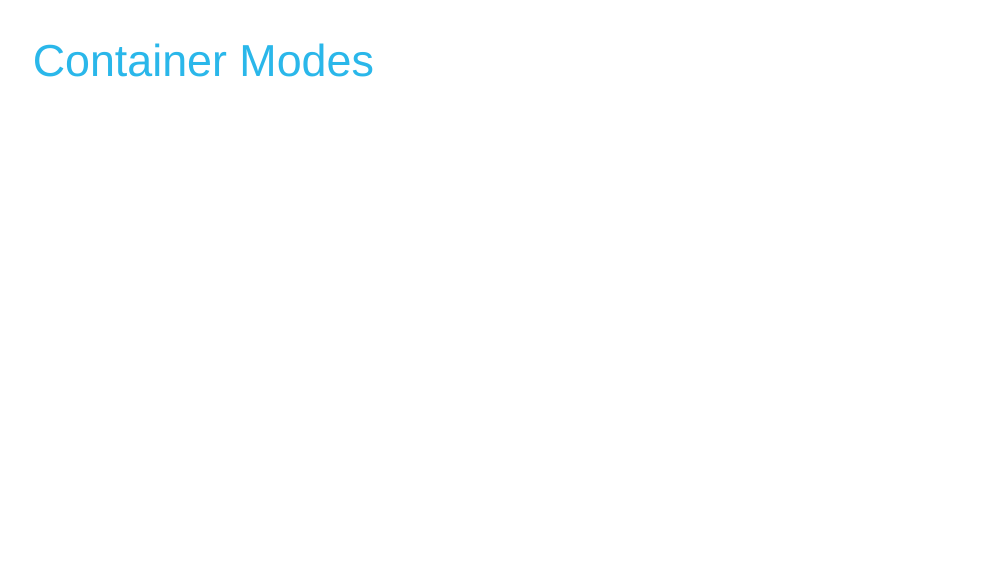
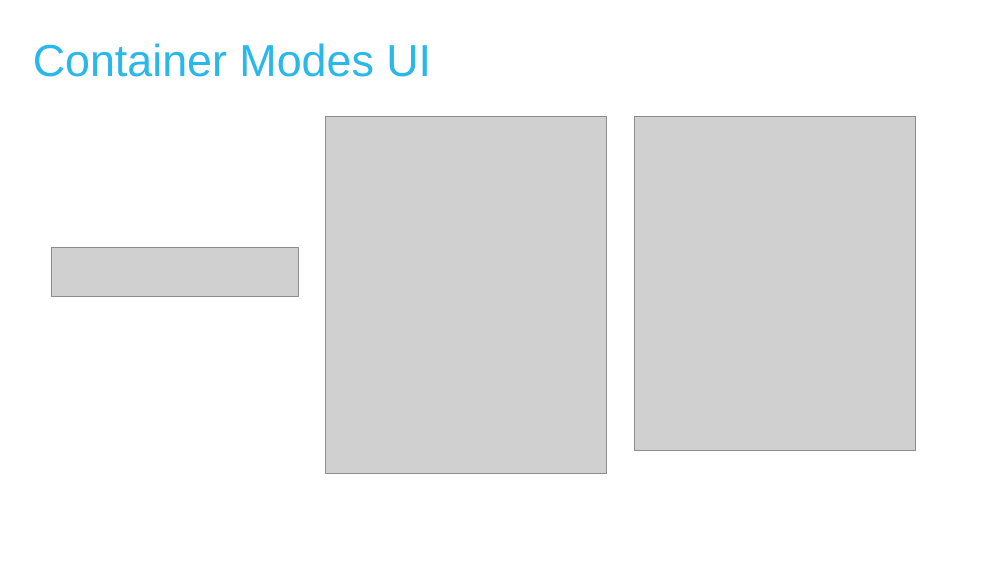
Before and after one commit to MichaelSimons/docker-toolbox, a slide deck: slide 5 of Docker Tips and Tricks.pptm (slide 4 before the commit). Drawn at 1008x567 pixels with LibreOffice and Linux fonts; fonts in the diff are those of the drawing; grey boxes stand for pictures; background and template pictures are left out. Boxes give left, top, right and bottom in pixels: in the first picture for what was removed or moved away, otherwise in the second. Text is boxed around its words. In the diff, an @@ line names an element or a change of style, - is before the commit and + after.

```diff
--- a/Docker Tips and Tricks.pptm
+++ b/Docker Tips and Tricks.pptm
@@ title at <box>33,43,431,77</box>: text changed @@
-Container Modes
+Container Modes UI
@@ picture added at <box>326,116,607,474</box> @@
@@ picture added at <box>634,116,916,451</box> @@
@@ picture added at <box>51,247,298,296</box> @@
```
Also in this commit, not shown: 4 other slides changed, 15 slides added, 1 slide removed, 4 other files.
